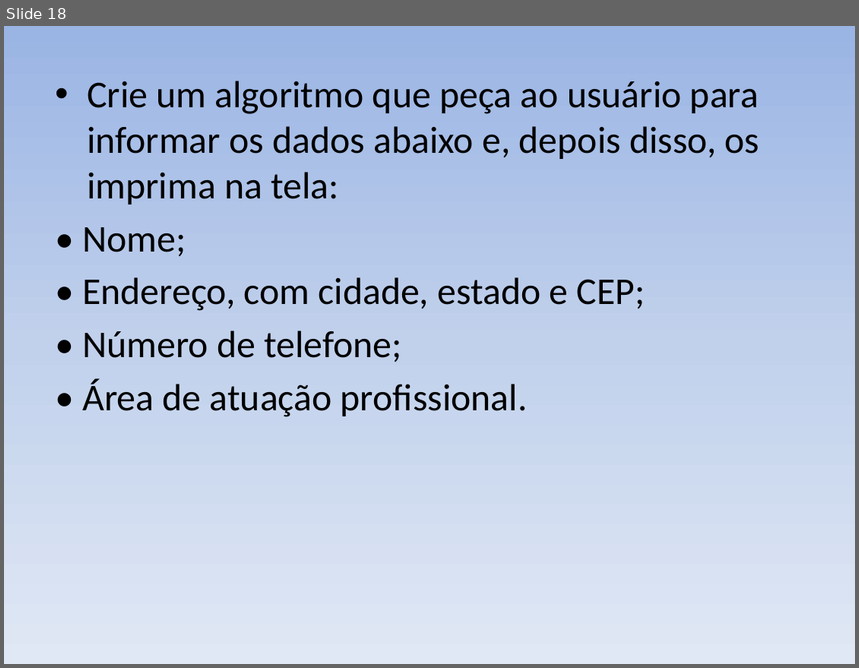
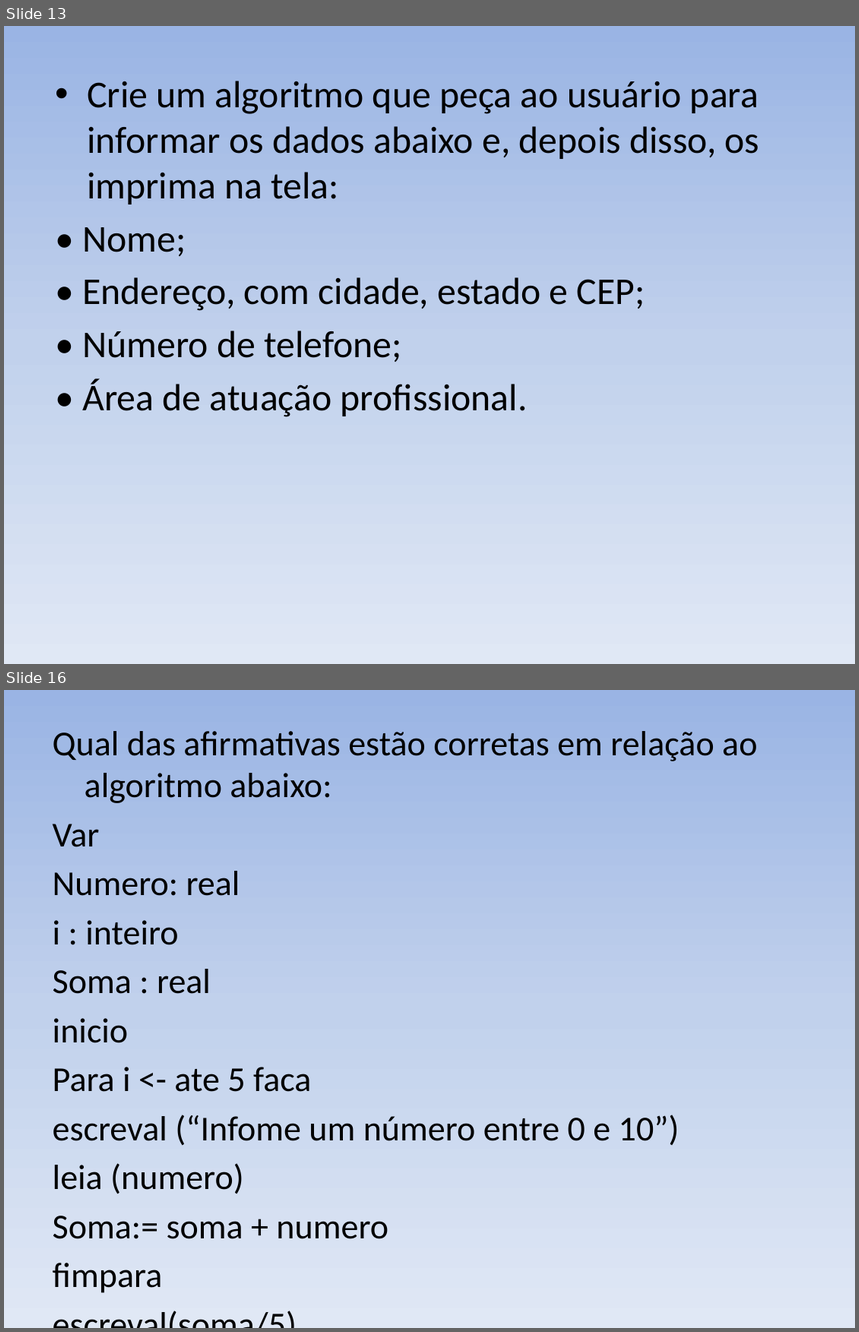
Before and after one commit to italo2403/AULA_L-GICA_PROGRAMA-O, a slide deck: EXERCÍCIOS.pptx. Shown one above the other, each under a label of ours: slide 18 before the commit, slides 13 and 16 after it; the slides between them are not shown. The pictures are 859x668 and 859x1332 pixels, drawn with LibreOffice and Linux fonts; fonts in the diff are those of the drawing. Boxes give left, top, right and bottom in pixels: in the first picture for what was removed or moved away, otherwise in the second. Text is boxed around its words. In the diff, an @@ line names an element or a change of style, - is before the commit and + after.

```diff
--- a/EXERCÍCIOS.pptx
+++ b/EXERCÍCIOS.pptx
@@ slide 16 added at box(4, 690, 855, 1328), background gradient #9AB5E4 to #C2D1ED to #E1E8F5 @@
@@ text added at box(53, 731, 757, 1293), 29.6 pt, text #000000 @@
+Qual das afirmativas estão corretas em relação ao algoritmo abaixo:
+Var
+Numero: real
+i : inteiro
+Soma : real
+inicio
+Para i <- ate 5 faca
+escreval (“Infome um número entre 0 e 10”)
+leia (numero)
+Soma:= soma + numero
+fimpara
+escreval(soma/5)
@@ what was slide 18 is now slide 13 @@
```
Also in this commit, not shown: 11 slides changed, 3 other slides added, 7 slides removed, 3 other files.
